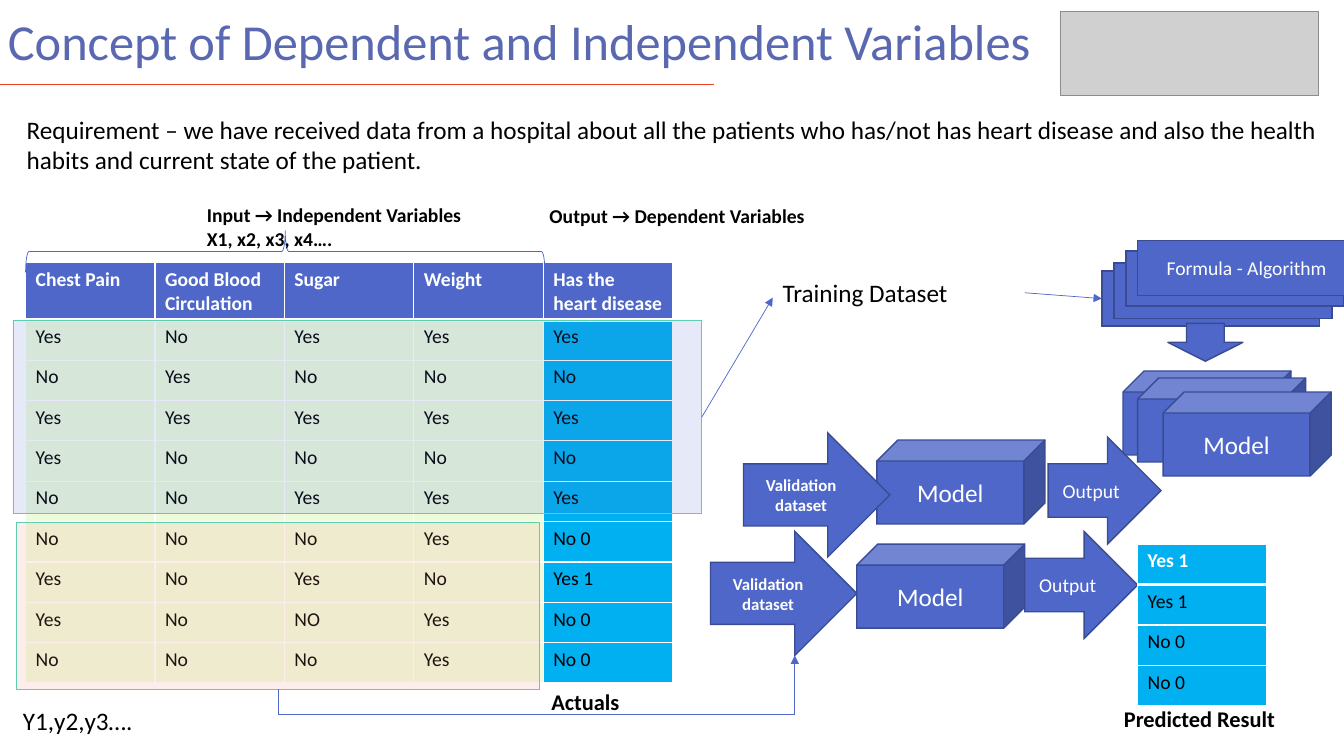
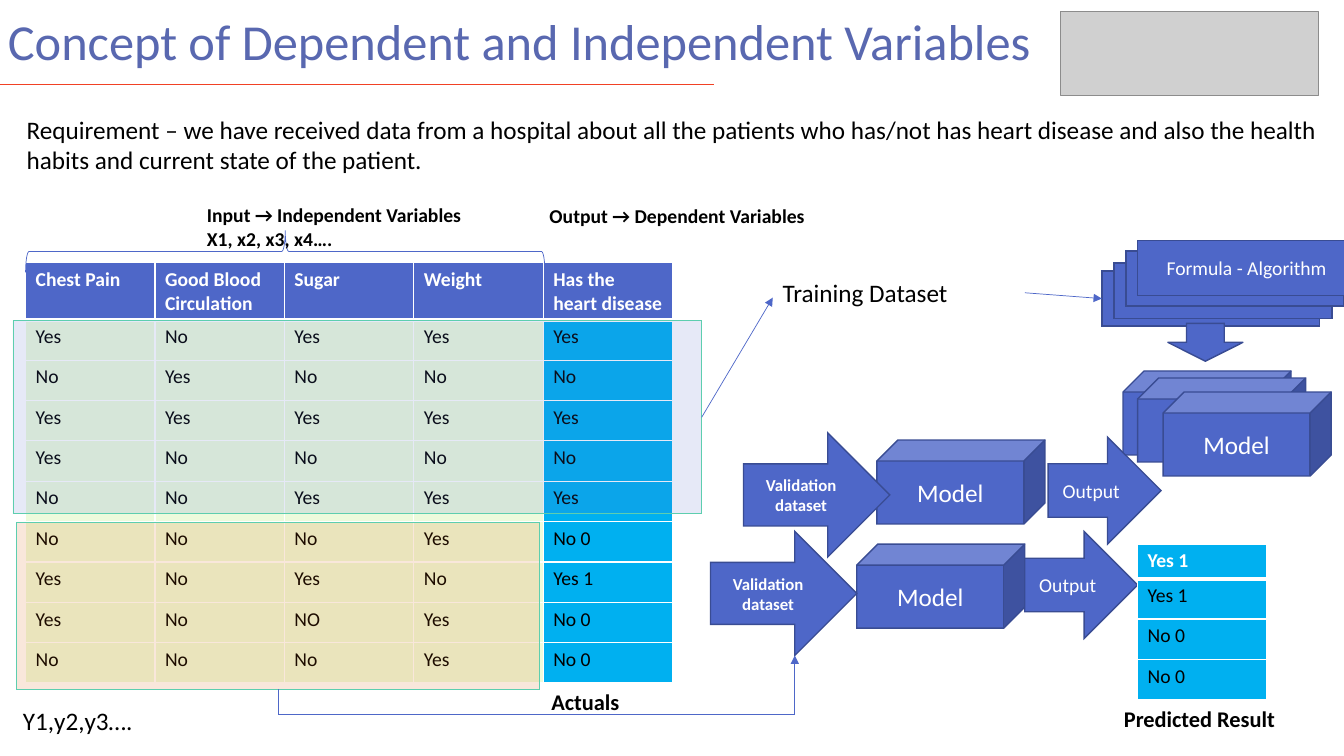
Before and after one commit to samui5/saccorptraining, a slide deck: slide 4 of day 8/SAC_Training Day 8.pptx. Drawn at 1344x756 pixels with LibreOffice and Linux fonts; fonts in the diff are those of the drawing; grey boxes stand for pictures. Boxes give left, top, right and bottom in pixels: in the first picture for what was removed or moved away, otherwise in the second. Text is boxed around its words. In the diff, an @@ line names an element or a change of style, - is before the commit and + after.

```diff
--- a/day 8/SAC_Training Day 8.pptx
+++ b/day 8/SAC_Training Day 8.pptx
@@ rectangle at (17,522,540,690): fill #F78D7C at 14% opacity to #D85C00 at 14% opacity @@
@@ table: place and size @@
-table at (1138,544,1267,706)
+table at (1138,544,1267,700)
```
Also in this commit, not shown: 1 other slide changed, 23 other files.
